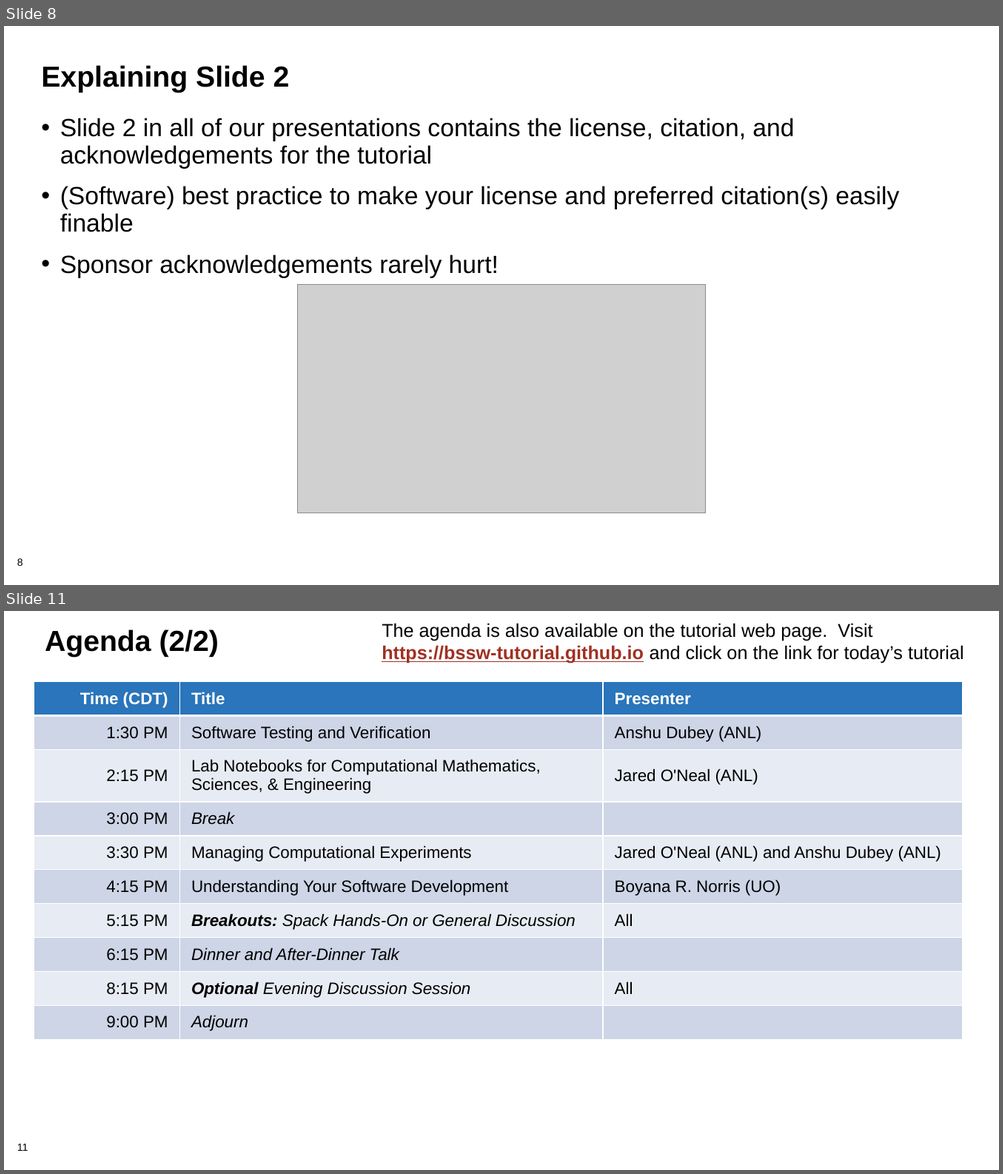
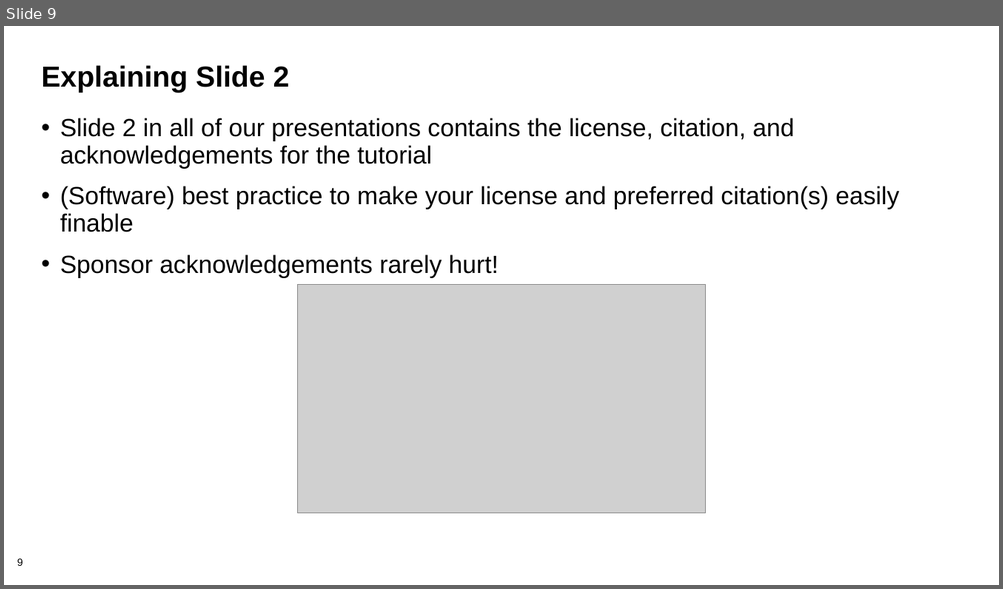
Before and after one commit to bssw-tutorial/presentations, a slide deck: intro-a.pptx. Shown one above the other, each under a label of ours: slides 8 and 11 before the commit, slide 9 after it; the slides between them are not shown. The pictures are 1003x1174 and 1003x589 pixels, drawn with LibreOffice and Linux fonts; fonts in the diff are those of the drawing; grey boxes stand for pictures; background and template pictures are left out. Boxes give left, top, right and bottom in pixels: in the first picture for what was removed or moved away, otherwise in the second. Text is boxed around its words. In the diff, an @@ line names an element or a change of style, - is before the commit and + after.

```diff
--- a/intro-a.pptx
+++ b/intro-a.pptx
@@ slide 11 removed at box(4, 611, 999, 1170), background #FFFFFF; not listed: 1 template element that a slide beside it also shows @@
@@ title removed at box(45, 629, 219, 657) @@
-Agenda (2/2)
@@ text removed at box(381, 623, 964, 664) @@
-The agenda is also available on the tutorial web page. Visit https://bssw-tutorial.github.io and click on the link for today’s tutorial
@@ table removed at box(34, 682, 962, 1056), 10 rows, 3 columns @@
-Time (CDT) | Title | Presenter
-1:30 PM | Software Testing and Verification | Anshu Dubey (ANL)
-2:15 PM | Lab Notebooks for Computational Mathematics, Sciences, & Engineering | Jared O'Neal (ANL)
-3:00 PM | Break | 
-3:30 PM | Managing Computational Experiments | Jared O'Neal (ANL) and Anshu Dubey (ANL)
-4:15 PM | Understanding Your Software Development | Boyana R. Norris (UO)
-5:15 PM | Breakouts: Spack Hands-On or General Discussion | All
-6:15 PM | Dinner and After-Dinner Talk | 
-8:15 PM | Optional Evening Discussion Session | All
-9:00 PM | Adjourn | 
@@ what was slide 8 is now slide 9 @@
```
Also in this commit, not shown: 5 slides changed, 1 slide added, 2 other files.
